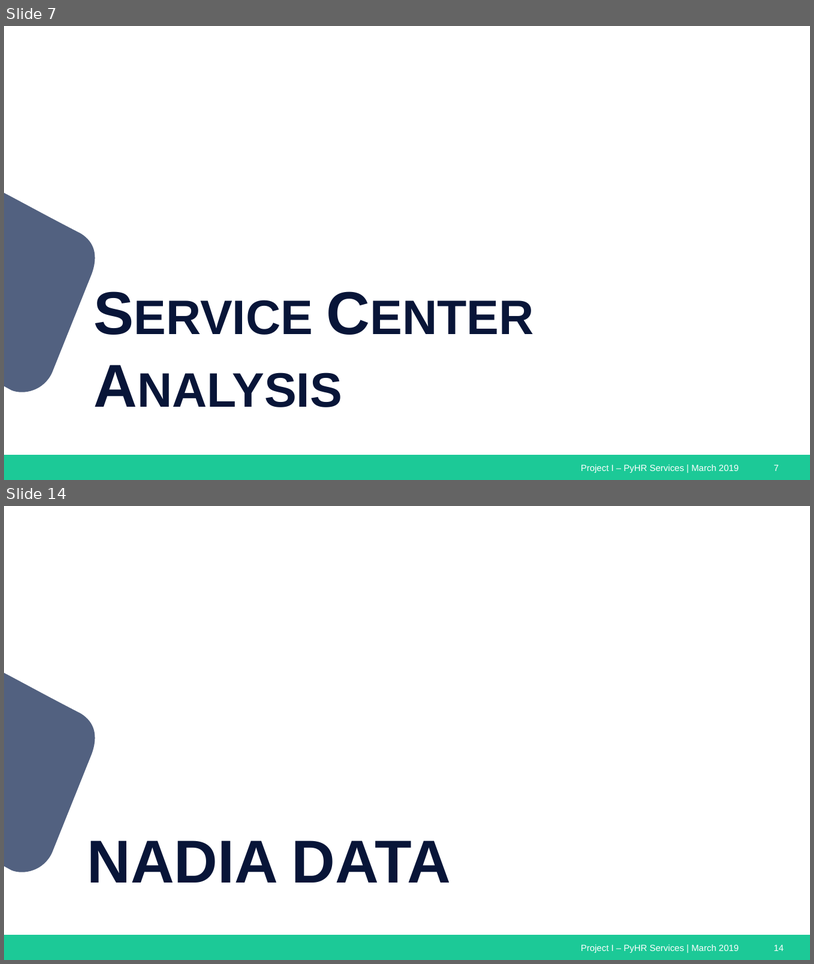
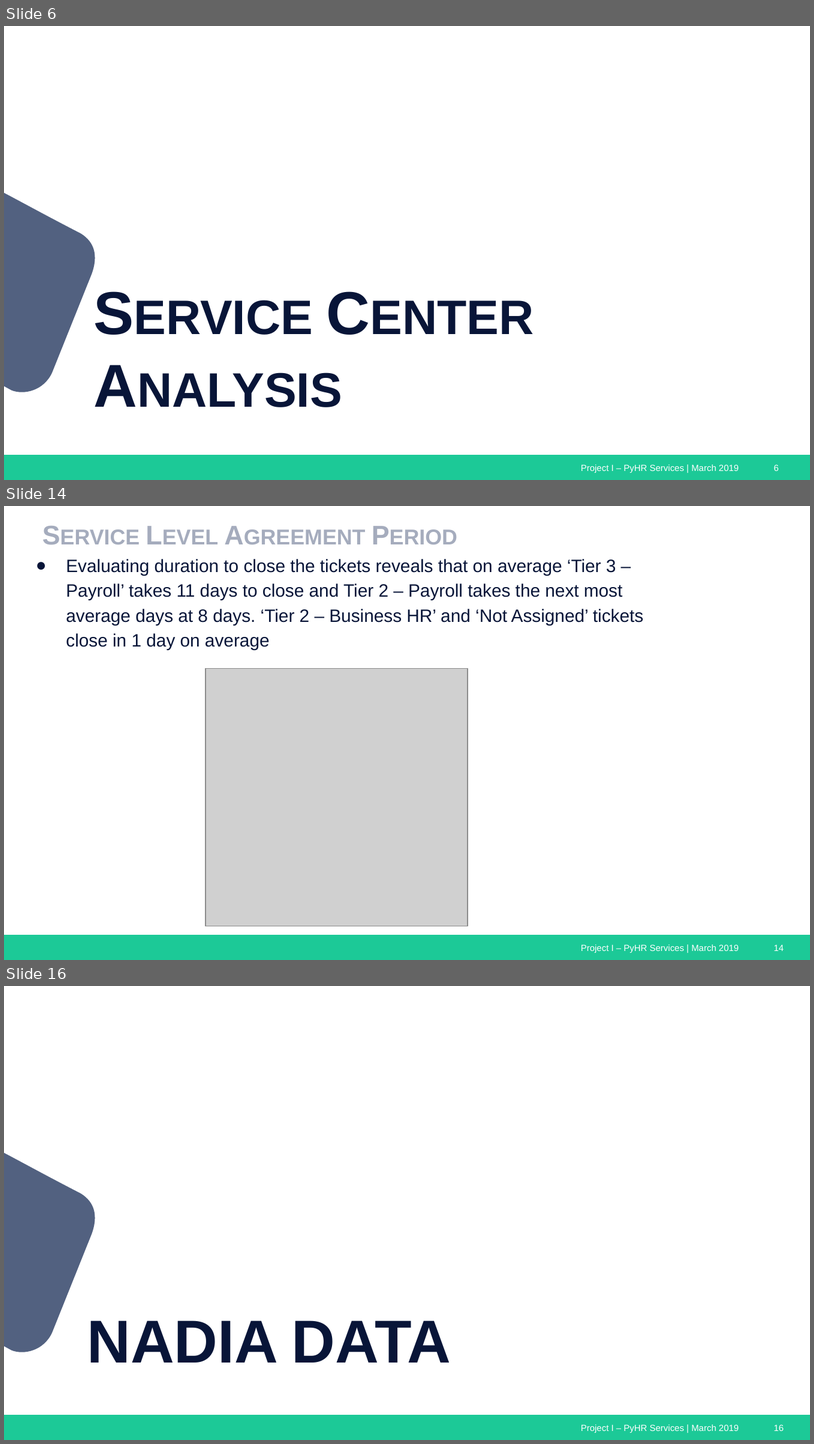
Before and after one commit to jvbonini/Project-I, a slide deck: Presentation/HRServices_Presentation_Master.pptx. Shown one above the other, each under a label of ours: slides 7 and 14 before the commit, slides 6, 14 and 16 after it; the slides between them are not shown. The pictures are 814x964 and 814x1444 pixels, drawn with LibreOffice and Linux fonts; fonts in the diff are those of the drawing; grey boxes stand for pictures. Boxes give left, top, right and bottom in pixels: in the first picture for what was removed or moved away, otherwise in the second. Text is boxed around its words. In the diff, an @@ line names an element or a change of style, - is before the commit and + after.

```diff
--- a/Presentation/HRServices_Presentation_Master.pptx
+++ b/Presentation/HRServices_Presentation_Master.pptx
@@ slide 14 added at [4,506,810,960], background #FFFFFF; not listed: 3 template elements that a slide beside it also shows @@
@@ title added at [35,510,704,576], 24 pt, text #A5ACBD, bold, small capitals @@
+Service Level Agreement Period
@@ text added at [66,559,644,649], 16 pt, text #081538 @@
+● Evaluating duration to close the tickets reveals that on average ‘Tier 3 – Payroll’ takes 11 days to close and Tier 2 – Payroll takes the next most average days at 8 days. ‘Tier 2 – Business HR’ and ‘Not Assigned’ tickets close in 1 day on average
@@ picture added at [206,668,468,925] @@
@@ what was slide 7 is now slide 6 @@
@@ page number at [774,464,779,471]: text changed @@
-7
+6
@@ what was slide 14 is now slide 16 @@
@@ page number at [774,1424,785,1431]: text changed @@
-14
+16
```
Also in this commit, not shown: 3 slides changed, 8 other slides added, 3 slides removed, 12 other files.
